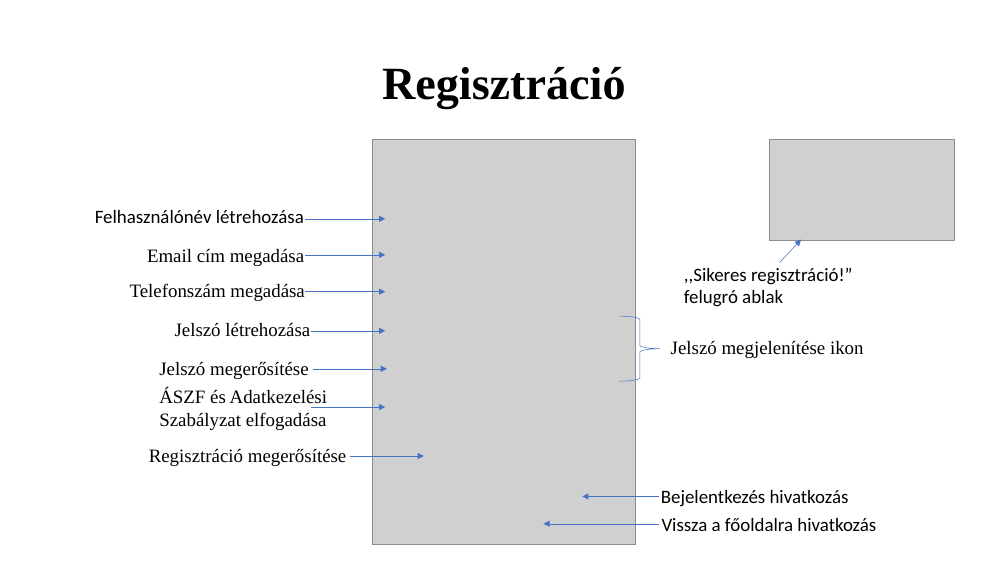
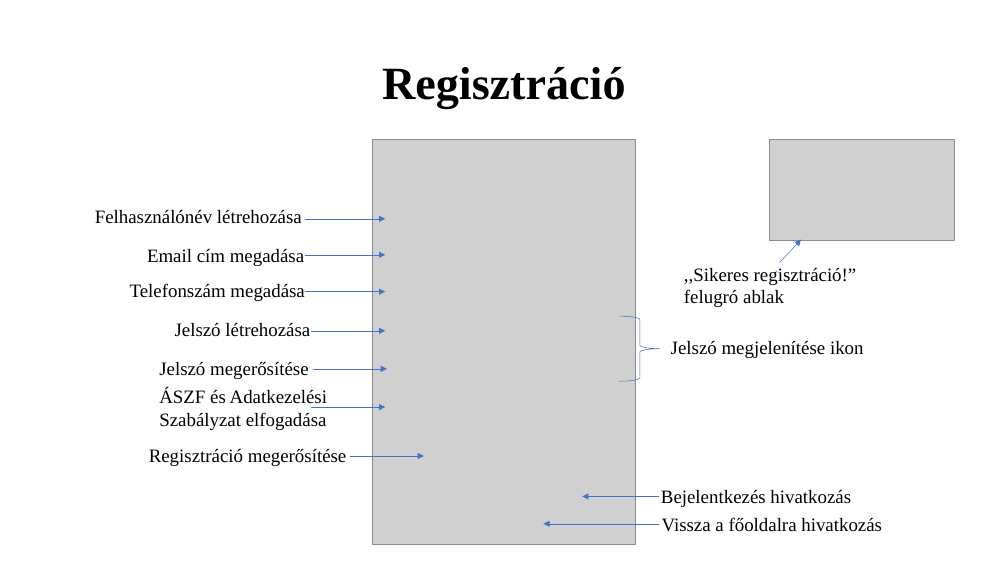
Before and after one commit to K0RN3L07/ParKing, a slide deck: slide 11 of Dokumentumok/ParKing-prezentacio.pptx (slide 10 before the commit). Drawn at 1008x567 pixels with LibreOffice and Linux fonts; fonts in the diff are those of the drawing; grey boxes stand for pictures. Boxes give left, top, right and bottom in pixels: in the first picture for what was removed or moved away, otherwise in the second. Text is boxed around its words. In the diff, an @@ line names an element or a change of style, - is before the commit and + after.

```diff
--- a/Dokumentumok/ParKing-prezentacio.pptx
+++ b/Dokumentumok/ParKing-prezentacio.pptx
@@ font Calibri to Times New Roman in 4 elements at <box>95,210,302,224</box>, <box>662,517,882,532</box>, <box>661,490,851,507</box>, <box>684,268,857,307</box> @@
```
Also in this commit, not shown: 3 other slides changed, 2 slides added.
